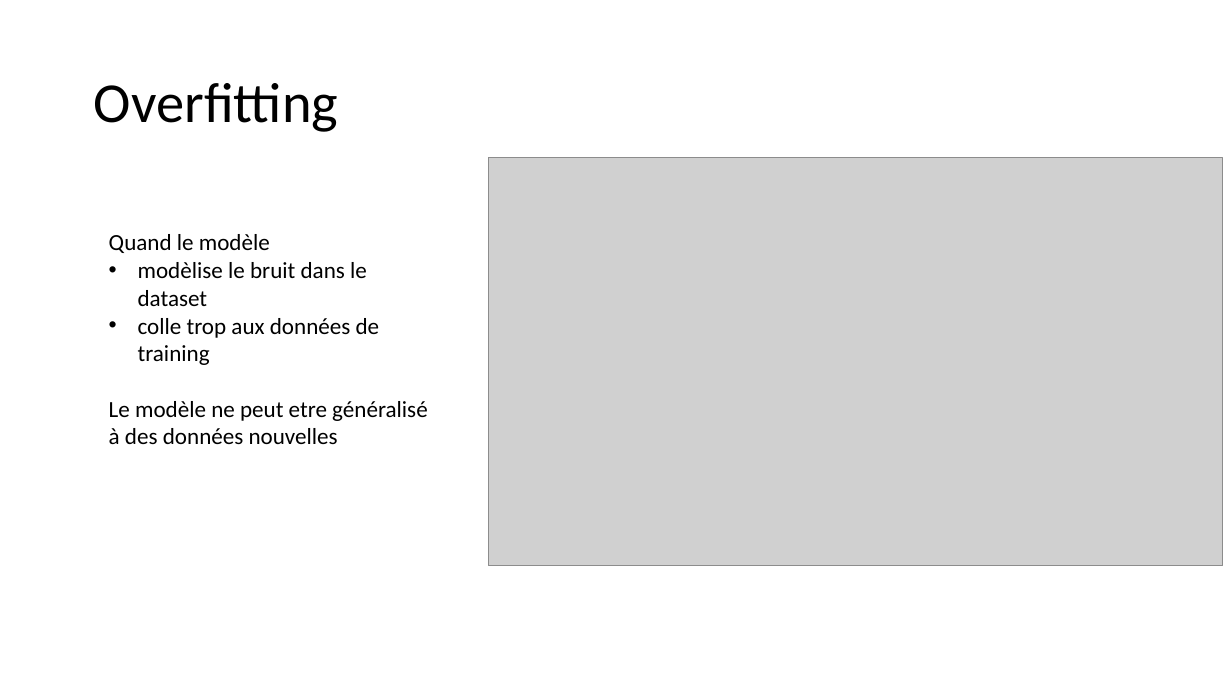
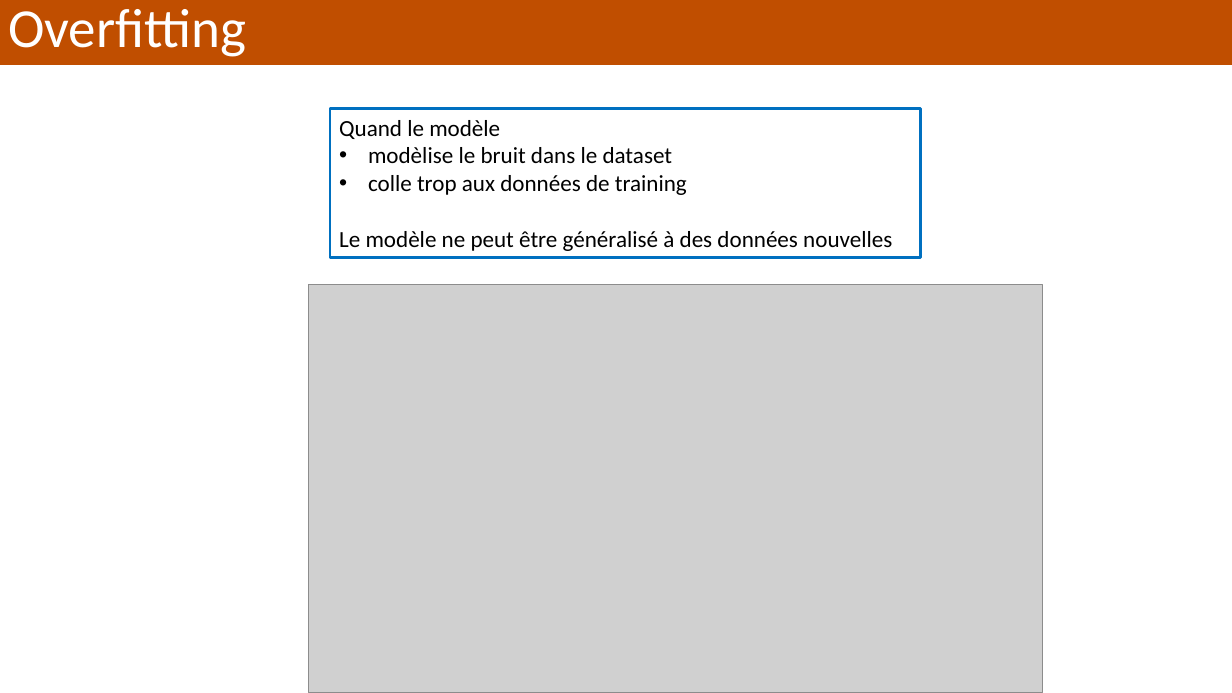
Before and after one commit to alexisperrier/XEmines_DataScience_2020, a slide deck: slide 7 of slides/XEM20_S1D5_biais_variance.pptx. Drawn at 1232x693 pixels with LibreOffice and Linux fonts; fonts in the diff are those of the drawing; grey boxes stand for pictures. Boxes give left, top, right and bottom in pixels: in the first picture for what was removed or moved away, otherwise in the second. Text is boxed around its words. In the diff, an @@ line names an element or a change of style, - is before the commit and + after.

```diff
--- a/slides/XEM20_S1D5_biais_variance.pptx
+++ b/slides/XEM20_S1D5_biais_variance.pptx
@@ rectangle "Overfitting": place and size @@
-rectangle "Overfitting" at (94,83,338,132)
+rectangle "Overfitting" at (0,0,1232,65)
@@ rectangle "Overfitting" at (0,0,1232,65): size 44 to 42.9 pt, text colour #000000 to #FFFFFF; line spacing 0.9 to 0.8; fill none to #C04E00 @@
@@ rectangle "Quand le modèle": place and size @@
-rectangle "Quand le modèle" at (109,234,427,444)
+rectangle "Quand le modèle" at (330,109,921,259)
@@ rectangle "Quand le modèle" at (330,109,921,259): outline none to #0070C0 2.25 pt @@
@@ text in rectangle at (339,231,892,251): text changed @@
-Le modèle ne peut etre généralisé à des données nouvelles
+Le modèle ne peut être généralisé à des données nouvelles
@@ picture: place and size @@
-picture at (488,158,1223,567)
+picture at (309,285,1043,693)
```
Also in this commit, not shown: 16 other slides changed, 5 slides added, 2 slides removed, 7 other files.
